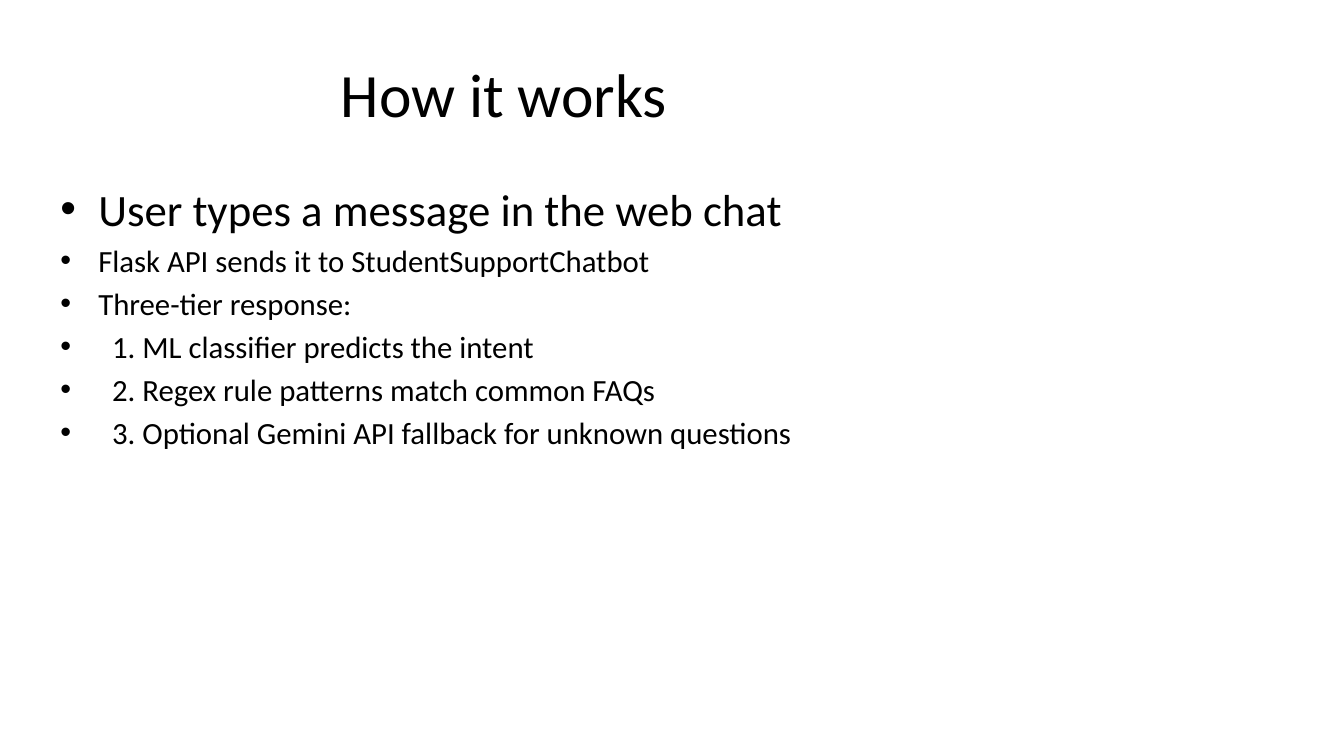
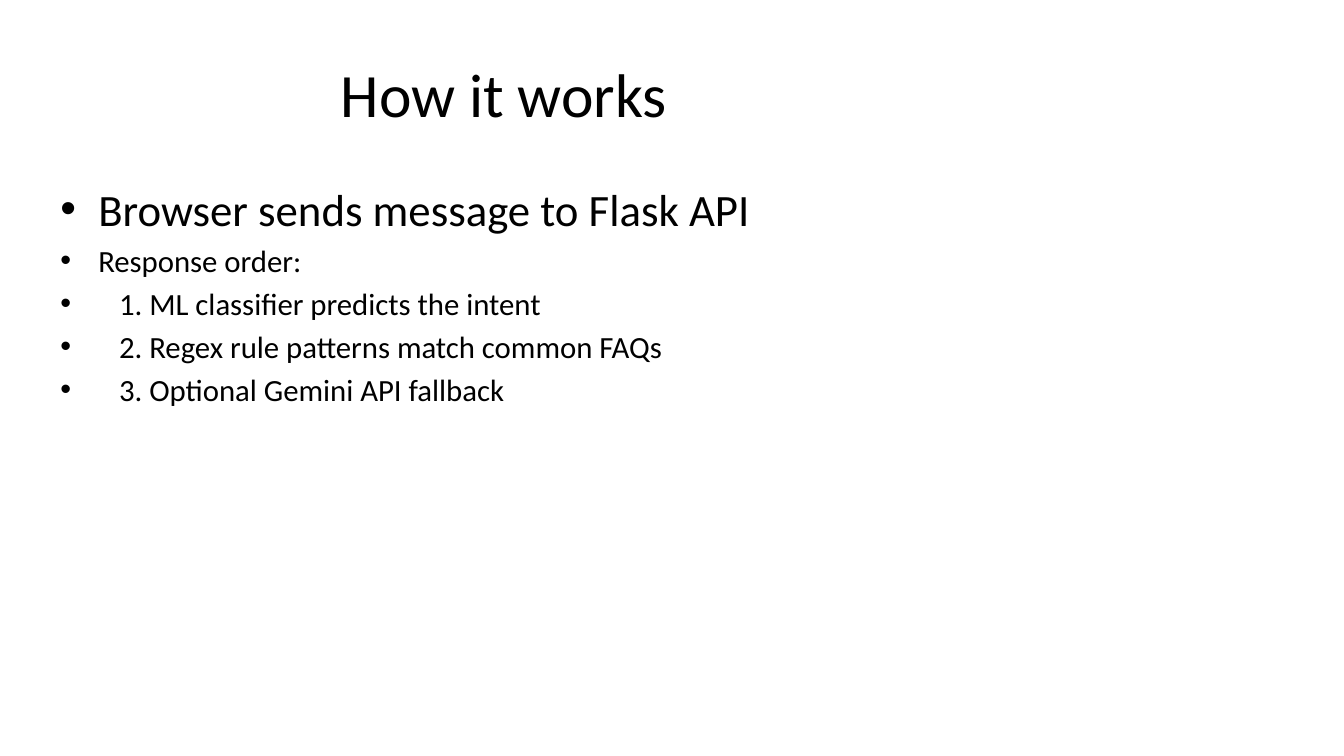
Before and after one commit to dvrajgit/dev-student-support-service-chatbot, a slide deck: slide 6 of PROJECT_PRESENTATION.pptx (slide 4 before the commit). Drawn at 1344x756 pixels with LibreOffice and Linux fonts; fonts in the diff are those of the drawing. Boxes give left, top, right and bottom in pixels: in the first picture for what was removed or moved away, otherwise in the second. Text is boxed around its words. In the diff, an @@ line names an element or a change of style, - is before the commit and + after.

```diff
--- a/PROJECT_PRESENTATION.pptx
+++ b/PROJECT_PRESENTATION.pptx
@@ text at (98,195,749,277): text changed; size 22 to 32 pt @@
-• User types a message in the web chat
-• Flask API sends it to StudentSupportChatbot
-• Three-tier response:
+• Browser sends message to Flask API
+• Response order:
@@ text at (119,379,504,406): text changed @@
-• 3. Optional Gemini API fallback for unknown questions
+• 3. Optional Gemini API fallback
```
Also in this commit, not shown: 4 other slides changed, 2 slides added, 3 slides removed.
